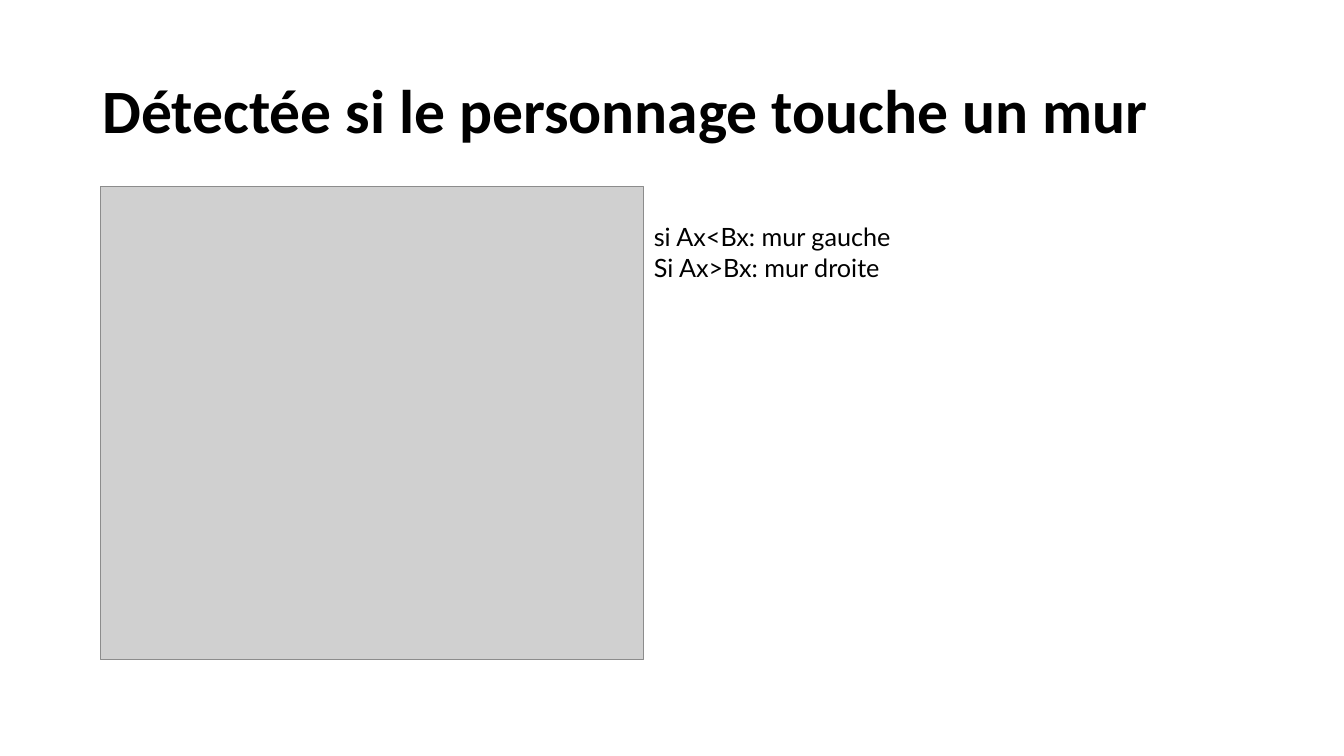
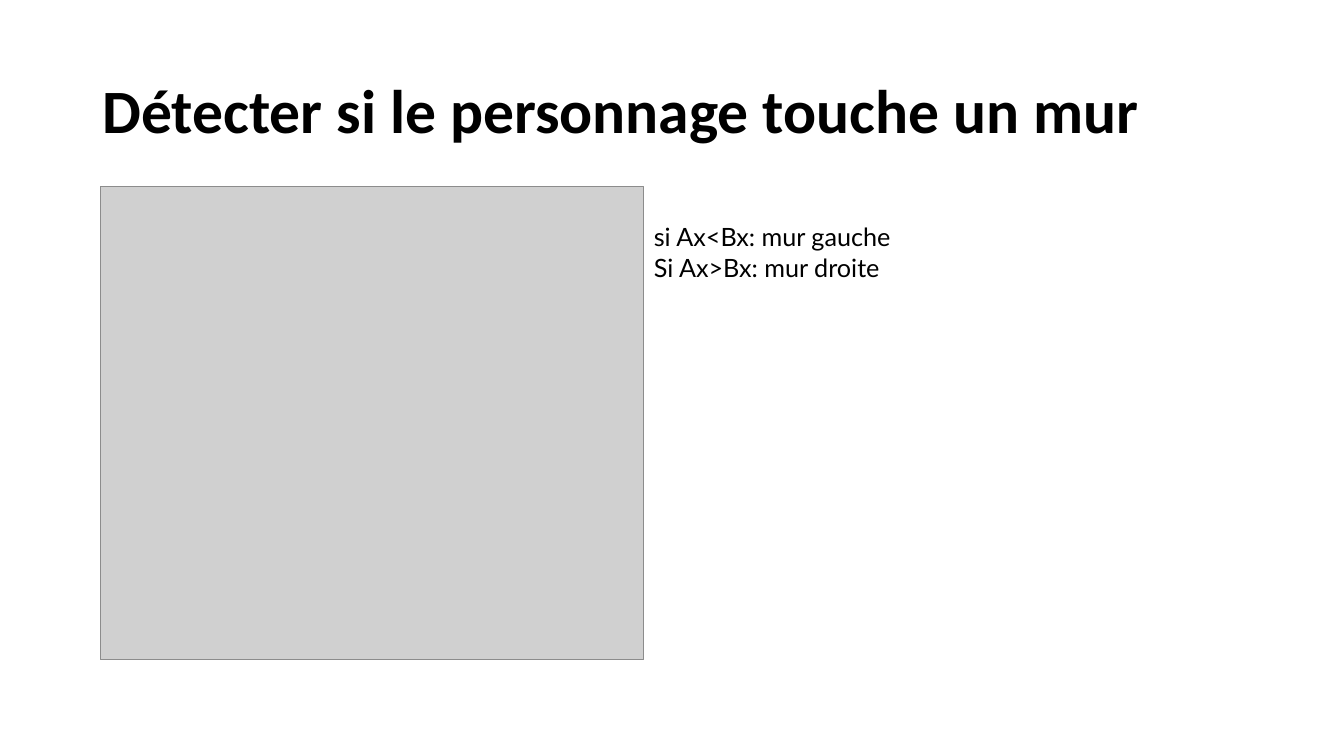
Before and after one commit to romain63110/NSI_project, a slide deck: slide 3 of Présentation/fonctionement.pptx. Drawn at 1344x756 pixels with LibreOffice and Linux fonts; fonts in the diff are those of the drawing; grey boxes stand for pictures. Boxes give left, top, right and bottom in pixels: in the first picture for what was removed or moved away, otherwise in the second. Text is boxed around its words. In the diff, an @@ line names an element or a change of style, - is before the commit and + after.

```diff
--- a/Présentation/fonctionement.pptx
+++ b/Présentation/fonctionement.pptx
@@ title at (102, 89, 1138, 144): text changed @@
-Détectée si le personnage touche un mur
+Détecter si le personnage touche un mur
```
Also in this commit, not shown: 3 other slides changed.
